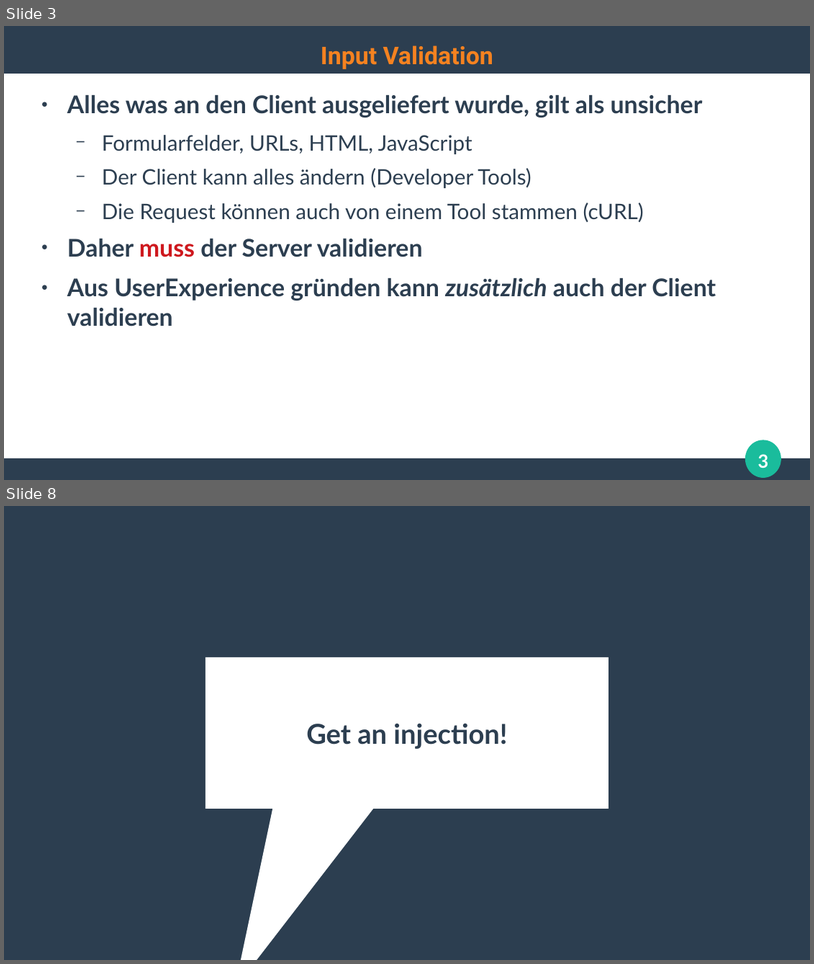
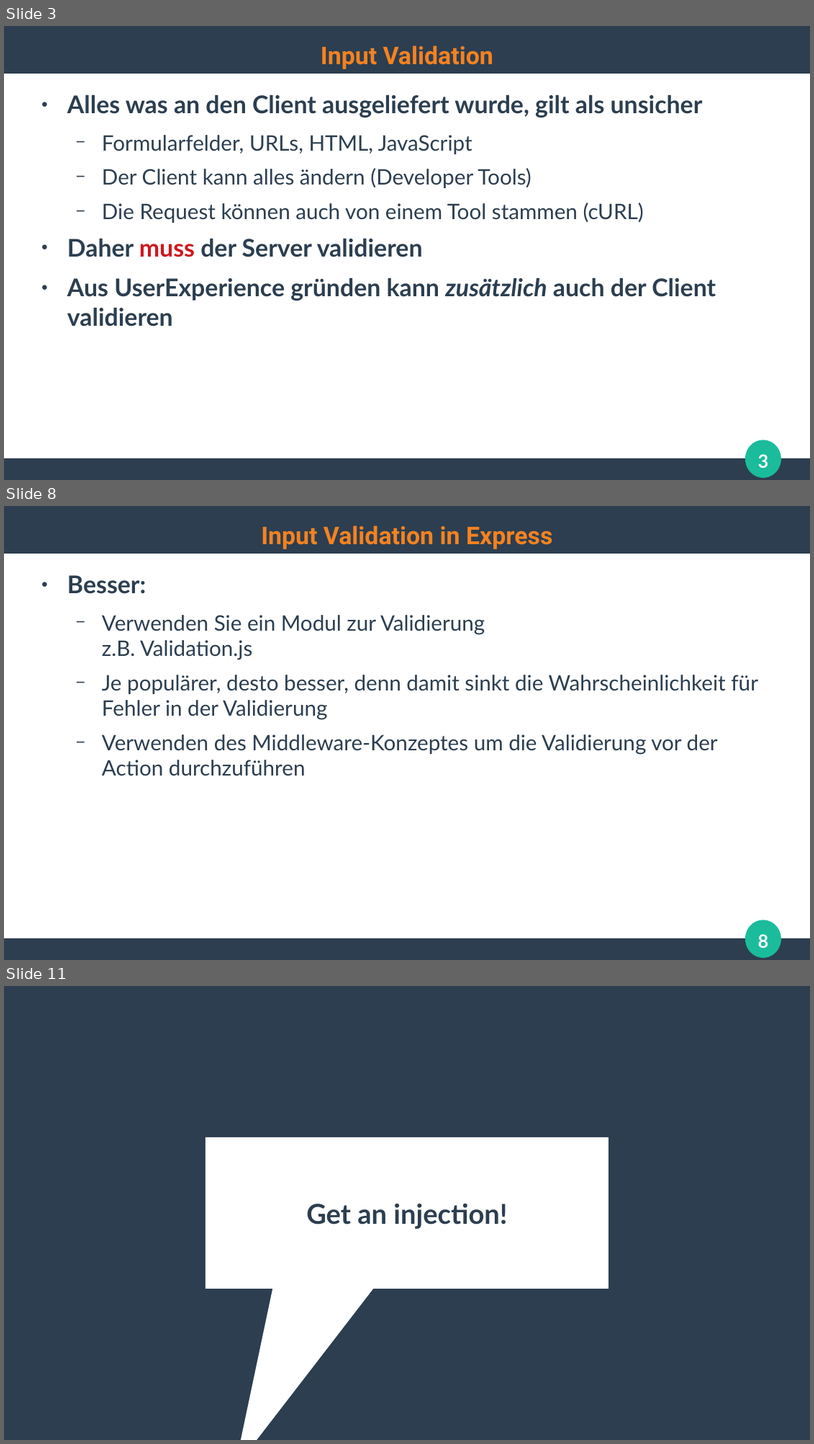
Before and after one commit to ghandmann/HS-AlbSig-WebAnwendungen2, a slide deck: Kapitel/06_WebSecurity.odp. Shown one above the other, each under a label of ours: slides 3 and 8 before the commit, slides 3, 8 and 11 after it; the slides between them are not shown. The pictures are 814x964 and 814x1444 pixels, drawn with LibreOffice and Linux fonts; fonts in the diff are those of the drawing. Boxes give left, top, right and bottom in pixels: in the first picture for what was removed or moved away, otherwise in the second. Text is boxed around its words. In the diff, an @@ line names an element or a change of style, - is before the commit and + after.

```diff
--- a/Kapitel/06_WebSecurity.odp
+++ b/Kapitel/06_WebSecurity.odp
@@ slide 8 added at <box>4,506,810,960</box>, background #FFFFFF; not listed: 3 template elements that a slide beside it also shows @@
@@ title added at <box>261,525,553,549</box>, 24 pt, text #F58220, bold @@
+Input Validation in Express
@@ text added at <box>67,575,759,776</box>, 21 pt, text #2C3E50 @@
+● Besser:
+  − Verwenden Sie ein Modul zur Validierung
+    z.B. Validation.js
+  − Je populärer, desto besser, denn damit sinkt die Wahrscheinlichkeit für Fehler in der Validierung
+  − Verwenden des Middleware-Konzeptes um die Validierung vor der Action durchzuführen
@@ page number added at <box>759,934,769,947</box>, 18 pt, text #FFFFFF, bold @@
+8
@@ what was slide 8 is now slide 11 @@
```
Also in this commit, not shown: 7 slides changed, 5 other slides added, 3 slides removed.
